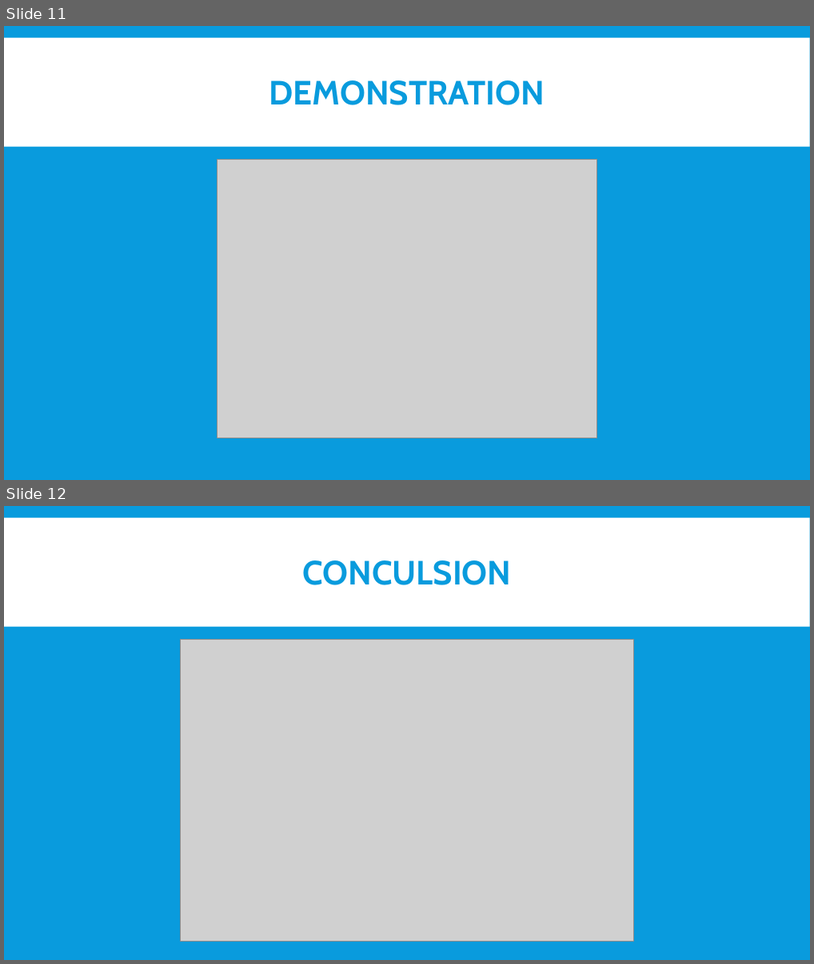
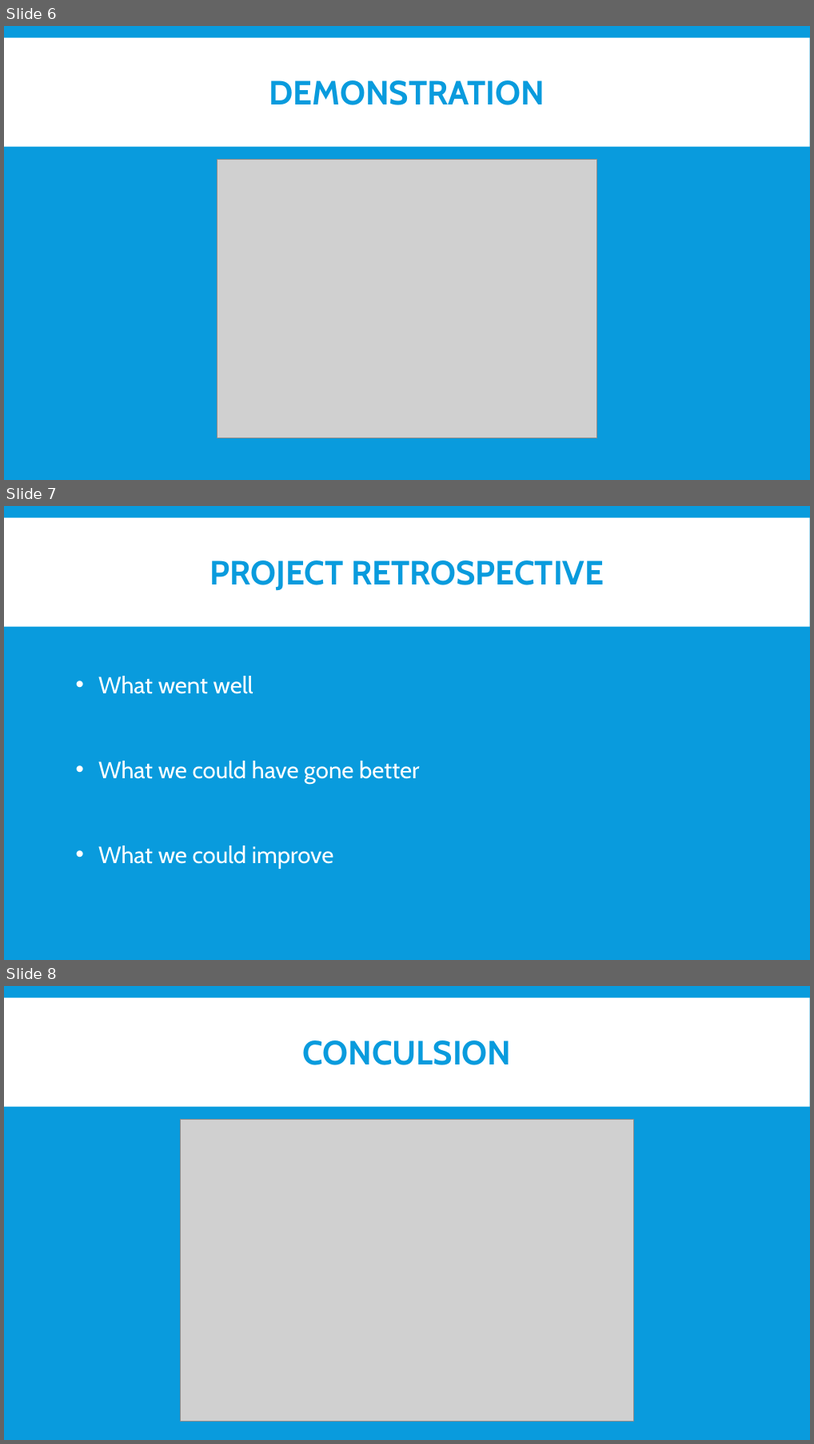
Before and after one commit to CYoung5560/Final_project, a slide deck: GroupCinemaProject.pptx. Shown one above the other, each under a label of ours: slides 11 and 12 before the commit, slides 6, 7 and 8 after it. The pictures are 814x964 and 814x1444 pixels, drawn with LibreOffice and Linux fonts; fonts in the diff are those of the drawing; grey boxes stand for pictures. Boxes give left, top, right and bottom in pixels: in the first picture for what was removed or moved away, otherwise in the second. Text is boxed around its words. In the diff, an @@ line names an element or a change of style, - is before the commit and + after.

```diff
--- a/GroupCinemaProject.pptx
+++ b/GroupCinemaProject.pptx
@@ slide 7 added at (x1=4, y1=506, x2=810, y2=960), background #099BDD; not listed: 1 template element that a slide beside it also shows @@
@@ title added at (x1=210, y1=560, x2=604, y2=591), 40 pt, text #099BDD, bold @@
+PROJECT RETROSPECTIVE
@@ text added at (x1=98, y1=676, x2=419, y2=868), 28 pt, text #FFFFFF @@
+• What went well
+• What we could have gone better
+• What we could improve
@@ what was slide 11 is now slide 6 @@
@@ what was slide 12 is now slide 8 @@
```
Also in this commit, not shown: 2 slides changed, 5 slides removed.
